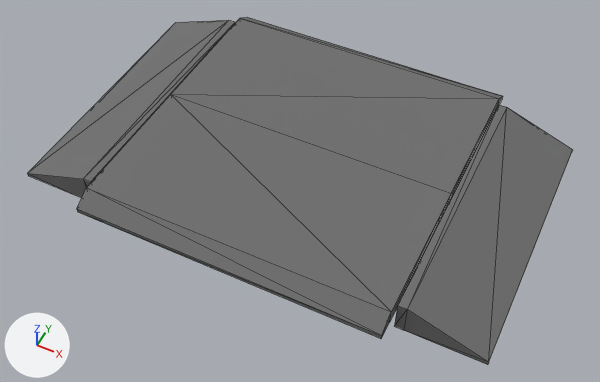
The glTF model blender/ramp_base.glb, before and after one commit.
Rendered twice from a 50 mm camera at (2.56, -5.19, 6.07) aimed at (0.1, -0.27, -0.08). The lights are fixed; the arrows at lower left show +X, +Y and +Z. Mesh edges are drawn as thin lines. Where no turn or scale is listed for an object, it has been applied to the vertices. Vertices at the same position are counted once.
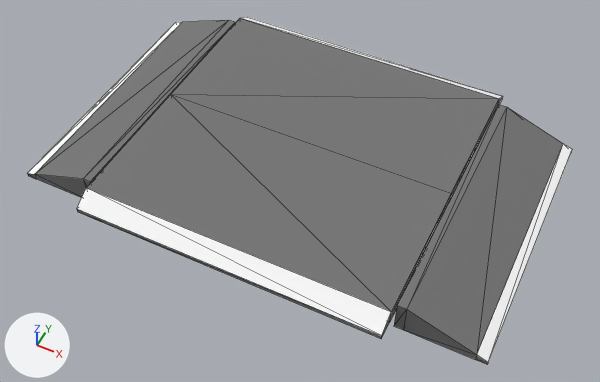
Where the newer file only moved an object's origin or applied its transform, the numbers keep the older frame.

Boxes (x1, y1, x2, y2) around the edits, measured in the pictures (600 x 382 px):
'Cube.001', recoloured, surface changed (grey to white)
    both: (77, 17, 503, 339)
'Cube.002', reshaped, moved
    before: (394, 105, 573, 365)
    after: (394, 105, 572, 364)
part 2 of me_cube_003, built on
    before: (407, 117, 573, 365)
    after: (406, 109, 572, 364)
part 3 of me_cube_003, recoloured
    both: (394, 105, 506, 327)
part 4 of me_cube_007, built on
    both: (27, 20, 226, 198)

The edits, one by one:
Picture 'palette' (img_palette) is new.
Material 'Palette' (mat_palette) is new.
Its texture is img_palette.
Its roughness is 1.0.
me_cube_002 has 20 vertices, 36 faces and spans x -1.53..1.53, y -1.63..1.63, z 0.18..0.33.
me_cube_002 is used by ob_cube_001; location (0.0, 0.0, 0.0).
me_cube_002 no longer uses material mat_metalgray (grey #707070).
me_cube_002 part 1: texture (UV) coordinates of 36 of 36 faces, centred in x -1.53..1.53, y -1.63..1.63, z 0.18..0.33, changed; they spanned u 0.12..0.88, v 0.0..1.0 and now span u 0.03..0.87, v 0.07..0.91.
me_cube_002 now uses material mat_palette (picture img_palette).
me_cube_003 is used by ob_cube_002; location (1.851, 0.0, 0.126).
me_cube_003 had 12 vertices, 20 faces and spanned x -0.3..0.52, y -1.37..1.37, z -0.11..0.2.
me_cube_003 now has 16 vertices, 28 faces and spans x -0.3..0.52, y -1.37..1.37, z -0.11..0.2.
Part 2, on me_cube_003:
8 faces are deleted.
4 vertices are added at (0.42, 1.37, -0.11), (0.42, -1.37, -0.04), (0.42, 1.37, -0.04), (0.42, -1.37, -0.11).
16 new faces join them.
me_cube_003 part 3: 12 faces spanning x -0.3..0.52, y -1.37..1.37, z -0.11..0.2 switch from mat_metalgray (grey #707070) to mat_palette (picture img_palette).
me_cube_007 is used by ob_cube_004; location (0.636, 0.0, 0.0).
me_cube_007 had 12 vertices, 20 faces and spanned x -3.0..-2.17, y -1.37..1.37, z 0.02..0.33.
me_cube_007 no longer uses material mat_metalgray (grey #707070).
me_cube_007 now has 16 vertices, 28 faces and spans x -3.0..-2.17, y -1.37..1.37, z 0.02..0.33.
Part 4, on me_cube_007:
8 faces are deleted.
4 vertices are added at (-2.9, 1.37, 0.02), (-2.9, -1.37, 0.09), (-2.9, 1.37, 0.09), (-2.9, -1.37, 0.02).
16 new faces join them.
me_cube_007 now uses material mat_palette (picture img_palette).
Object 'Cube.002' (ob_cube_002) moves from (1.851, 0.0, 0.126) to (1.847, 0.0, 0.126).
